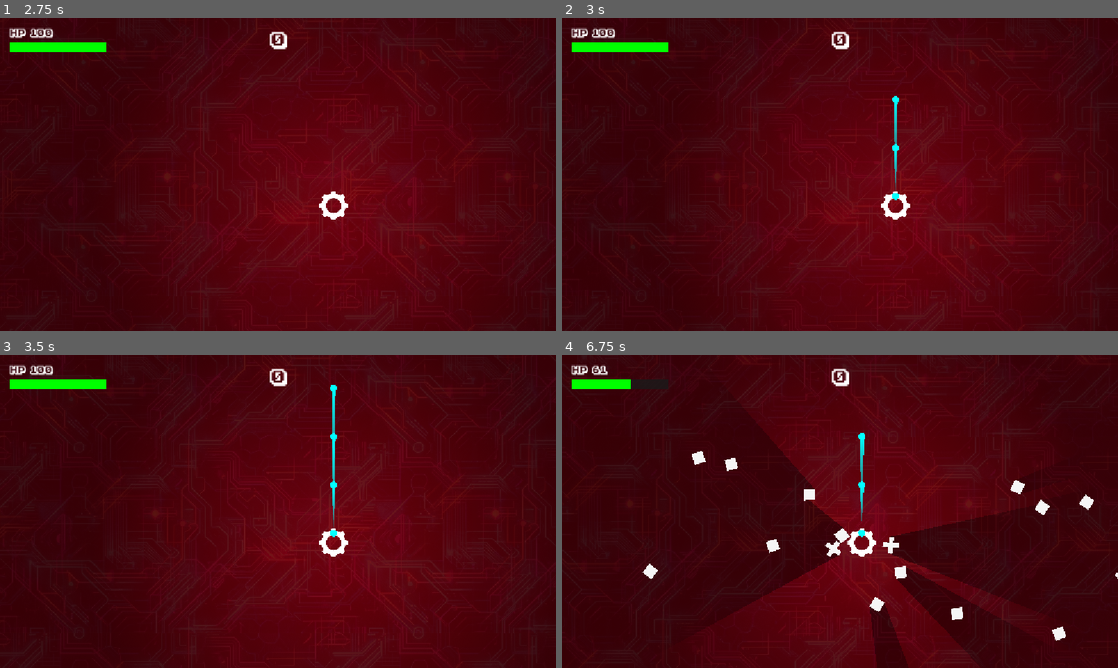
Above: before the commit, frames 1-4 (two rows, left to right).
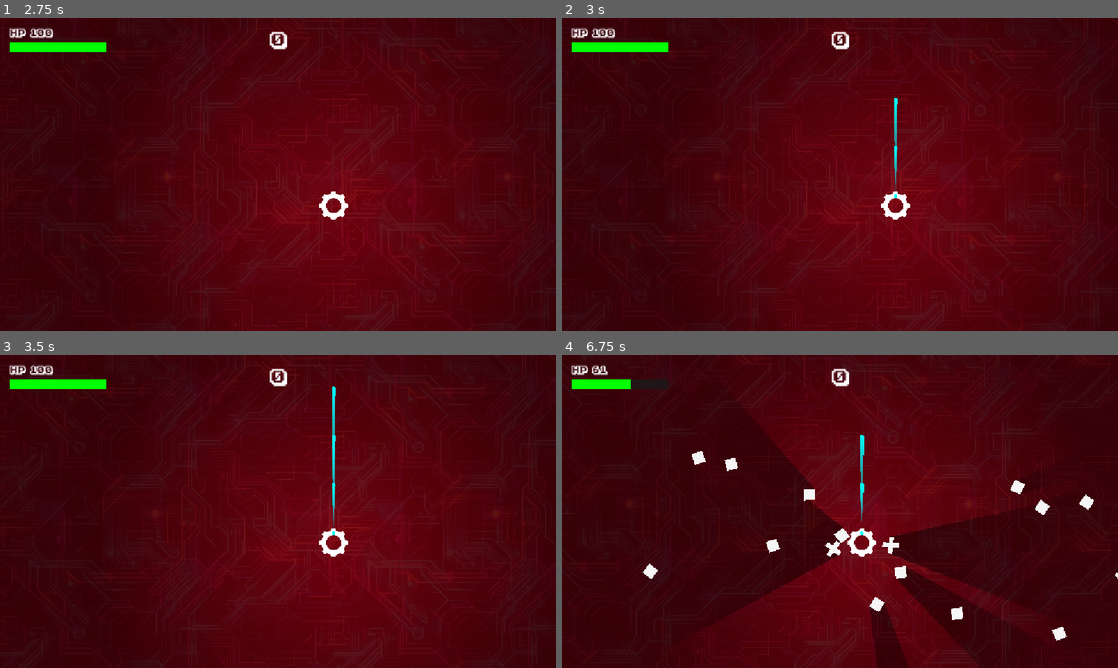
Above: after the commit, the same moments.

Repository: howardkam/Blockade
Game: Godot game, scene res://title.tscn
Same seed, same stepped clock (60 frames per second), same inputs: the game is played once before the commit and once after it. Sound files missing from this copy of the repository are replaced by a short silence.
Inputs (mouse positions are in pixels of both pictures, inside the frame that each line leads up to):
- Up to frame 1 (2.75 s): tap Enter (start) at 0.5, 1.35 s; move the mouse to (400, 158) at 0.52 s; hold D (right) 0.53-1.28 s; hold Enter (start) 0.53-1.28 s; move the mouse to (166, 190) at 1.27 s; hold S (down) 1.28-2.03 s; move the mouse to (333, 105) at 2.02 s; hold D (right) from 2.03 s (still down); hold Enter (start) from 2.03 s (still down); tap Keypad Enter at 2.1 s
- Up to frame 2 (3 s): move the mouse to (812, 237) at 2.77 s; release D (right) at 2.78 s; release Enter (start) at 2.78 s; hold I (shootup) from 2.78 s (still down); tap Enter (start) at 2.85 s
- Up to frame 3 (3.5 s): keep holding I (shootup)
- Up to frame 4 (6.75 s): tap Enter (start) at 3.5, 4.55, 5.85 s; move the mouse to (1006, 558) at 3.52 s; release I (shootup) at 3.53 s; hold Enter (start) 3.53-4.28 s; hold A (left) 3.53-5.03 s; move the mouse to (673, 464) at 4.27 s; tap Keypad Enter at 4.35, 6.6 s; move the mouse to (867, 511) at 5.02 s; hold S (down) 5.03-5.78 s; hold Enter (start) 5.03-5.78 s; move the mouse to (756, 433) at 5.77 s; hold D (right) 5.78-6.53 s; move the mouse to (962, 495) at 6.52 s; hold I (shootup) from 6.53 s (still down); hold Enter (start) from 6.53 s (still down)

Frame 1 is identical in both runs. In frame 2, less than 0.1% of the frame differs, in the area x 59-61%, y 24-59%; in frame 3, less than 0.1%, in the area x 59-61%, y 9-59%; in frame 4, less than 0.1%.

Commit message:
Notes
Particles for powerup
Bullet resizing

Diff:
--- a/bullet.tscn
+++ b/bullet.tscn
@@ -3,14 +3,15 @@
 [ext_resource type="Script" uid="uid://d1dem1gen64p5" path="res://bullet.gd" id="1_v8qja"]
 [ext_resource type="Texture2D" uid="uid://c4ic3lfl2m3by" path="res://Assets/grey soft/ShapeA (2).png" id="2_v8qja"]
 
-[sub_resource type="CircleShape2D" id="CircleShape2D_6xcap"]
-radius = 9.0
-
 [sub_resource type="Curve" id="Curve_bullet_trail"]
 _data = [Vector2(0, 0), 0.0, 0.0, 0, 0, Vector2(1, 1), 0.0, 0.0, 0, 0]
 point_count = 2
 
+[sub_resource type="CircleShape2D" id="CircleShape2D_6xcap"]
+radius = 9.0
+
 [node name="bullet" type="Area2D" unique_id=1025054437]
+scale = Vector2(0.5, 0.5)
 collision_layer = 4
 collision_mask = 2
 script = ExtResource("1_v8qja")
--- a/powerup_launcher.gd
+++ b/powerup_launcher.gd
@@ -3,6 +3,7 @@
 @export var move_speed: float = 100.0
 @export var float_amplitude: float = 2.0  # Bobbing effect height
 @export var float_frequency: float = 3.0  # Bobbing effect speed
+@export var rotation_speed: float = TAU   # 360 degrees (TAU radians) per second
 
 # World boundaries (matching your player/enemy limits)
 const WORLD_LIMIT_MIN = -2800.0
@@ -32,8 +33,8 @@
 
 	global_position += current_velocity + wave_offset
 
-	# 3. Slowly rotate the launcher visual as it floats
-	rotation += 0.5 * delta
+	# 3. Rotate 360 degrees (TAU) per second
+	rotation += rotation_speed * delta
 
 	# 4. Bounce off world limits to stay on screen/play area
 	bounce_off_bounds()
--- a/powerup_launcher.tscn
+++ b/powerup_launcher.tscn
@@ -2,6 +2,10 @@
 
 [ext_resource type="Script" uid="uid://b4ntg5fulotw7" path="res://powerup_launcher.gd" id="1_5isyv"]
 [ext_resource type="Texture2D" uid="uid://b5k4ha7d74uic" path="res://Assets/missilemaverick.png" id="2_5isyv"]
+
+[sub_resource type="Gradient" id="Gradient_rainbow"]
+offsets = PackedFloat32Array(0, 0, 0, 0, 0, 0, 1)
+colors = PackedColorArray(1, 0, 0, 1, 1, 1, 0, 1, 0, 1, 0, 1, 0, 0.5, 1, 1, 0.5, 0, 1, 1, 1, 0, 0, 0, 1, 0.5, 0, 1)
 
 [sub_resource type="RectangleShape2D" id="RectangleShape2D_6xcap"]
 size = Vector2(10, 32)
@@ -10,6 +14,19 @@
 scale = Vector2(2, 2)
 script = ExtResource("1_5isyv")
 
+[node name="RainbowParticles" type="CPUParticles2D" parent="." unique_id=497705905]
+amount = 500
+lifetime = 2.0
+emission_shape = 1
+emission_sphere_radius = 2.0
+spread = 180.0
+gravity = Vector2(0, 0)
+initial_velocity_min = 25.0
+initial_velocity_max = 50.0
+scale_amount_min = 2.0
+scale_amount_max = 4.0
+color_initial_ramp = SubResource("Gradient_rainbow")
+
 [node name="CollisionShape2D" type="CollisionShape2D" parent="." unique_id=721176599]
 shape = SubResource("RectangleShape2D_6xcap")
 
--- a/snake_enemy.gd
+++ /dev/null
@@ -1,108 +0,0 @@
-extends Area2D
-
-# Movement & Combat
-@export var move_speed: float = 120.0
-@export var max_health: int = 1
-@export var pointvalue: int = 5
-
-# Snake Segment Settings
-@export var segment_count: int = 10
-@export var segment_distance: float = 24.0 # Pixels between segment centers
-@export var segment_scene: PackedScene = preload("res://body_segment.tscn")
-
-# Slither Wiggle Controls
-@export var slither_frequency: float = 5.0
-@export var slither_amplitude: float = 20.0
-
-var player: Node2D = null
-var current_health: int
-var segments: Array[Node2D] = []
-var history: Array[Vector2] = []
-var time_passed: float = 0.0
-
-# History resolution settings
-const STEP_DIST: float = 4.0 # Record head position every 4 pixels
-var points_per_segment: int
-
-func _ready() -> void:
-	current_health = max_health
-	add_to_group("enemies")
-
-	points_per_segment = int(segment_distance / STEP_DIST)
-	var max_history = (segment_count + 1) * points_per_segment + 5
-
-	# 1. Pre-fill history straight down so segments start spread out in a line
-	var initial_dir = Vector2.DOWN
-	for i in range(max_history):
-		history.append(global_position - (initial_dir * (i * STEP_DIST)))
-
-	# 2. Instantiate segments along the trail
-	for i in range(segment_count):
-		var segment = segment_scene.instantiate()
-		add_child(segment)
-		segments.append(segment)
-
-		var idx = (i + 1) * points_per_segment
-		segment.global_position = history[idx]
-		segment.rotation = initial_dir.angle() + PI / 2
-		segment.z_index = -1 - i
-
-func _physics_process(delta: float) -> void:
-	time_passed += delta
-	move_head(delta)
-	update_segments()
-
-func move_head(delta: float) -> void:
-	if not player or not is_instance_valid(player):
-		player = get_tree().get_first_node_in_group("player")
-
-	var target_pos = player.global_position if (player and is_instance_valid(player)) else get_global_mouse_position()
-	var base_direction = global_position.direction_to(target_pos)
-
-	# Calculate side-to-side slither offset
-	var perp = Vector2(-base_direction.y, base_direction.x)
-	var slither_offset = perp * sin(time_passed * slither_frequency) * slither_amplitude
-
-	# Move head
-	var move_vector = (base_direction * move_speed) + slither_offset
-	global_position += move_vector * delta
-
-	if move_vector != Vector2.ZERO:
-		rotation = move_vector.angle() + PI / 2
-
-	# Record head position to history whenever head travels STEP_DIST
-	if history.is_empty() or history[0].distance_to(global_position) >= STEP_DIST:
-		history.push_front(global_position)
-		var max_history = (segment_count + 1) * points_per_segment + 5
-		if history.size() > max_history:
-			history.resize(max_history)
-
-func update_segments() -> void:
-	for i in range(segments.size()):
-		var idx = (i + 1) * points_per_segment
-		if idx < history.size():
-			segments[i].global_position = history[idx]
-
-			# Face preceding point along history trail
-			var prev_idx = max(0, idx - points_per_segment)
-			var dir = (history[prev_idx] - history[idx]).normalized()
-			if dir != Vector2.ZERO:
-				segments[i].rotation = dir.angle() + PI / 2
-
-func take_damage(from_bomb: bool = false) -> void:
-	current_health -= 1
-	modulate = Color.YELLOW
-
-	if current_health <= 0:
-		if has_node("explosion"):
-			var sound = $explosion
-			sound.reparent(get_tree().current_scene)
-			sound.global_position = global_position
-			sound.play()
-			sound.finished.connect(sound.queue_free)
-
-		var p = get_tree().get_first_node_in_group("player")
-		if p and p.has_method("add_score"):
-			p.add_score(pointvalue)
-
-		queue_free()
Not shown, removed: snake_enemy.gd.uid
